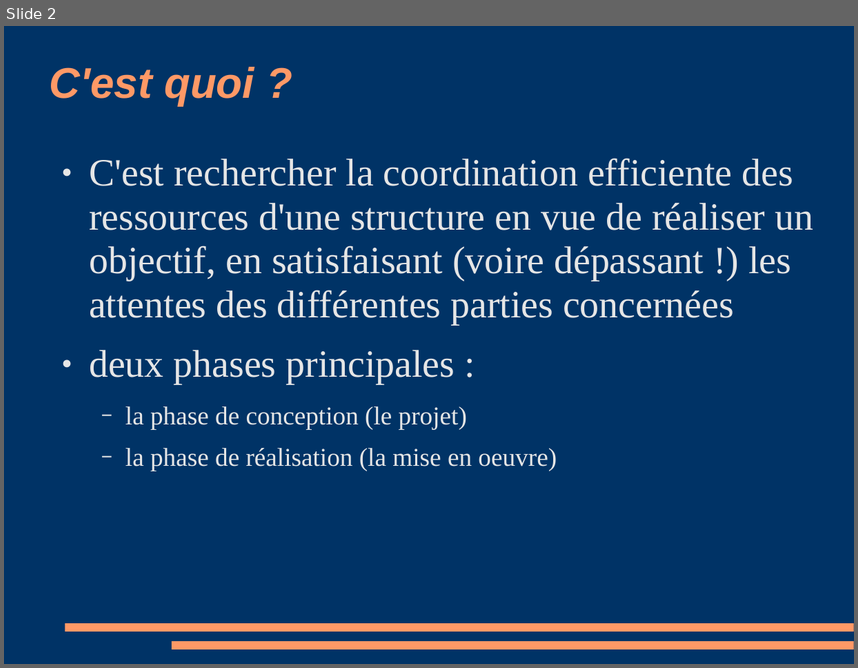
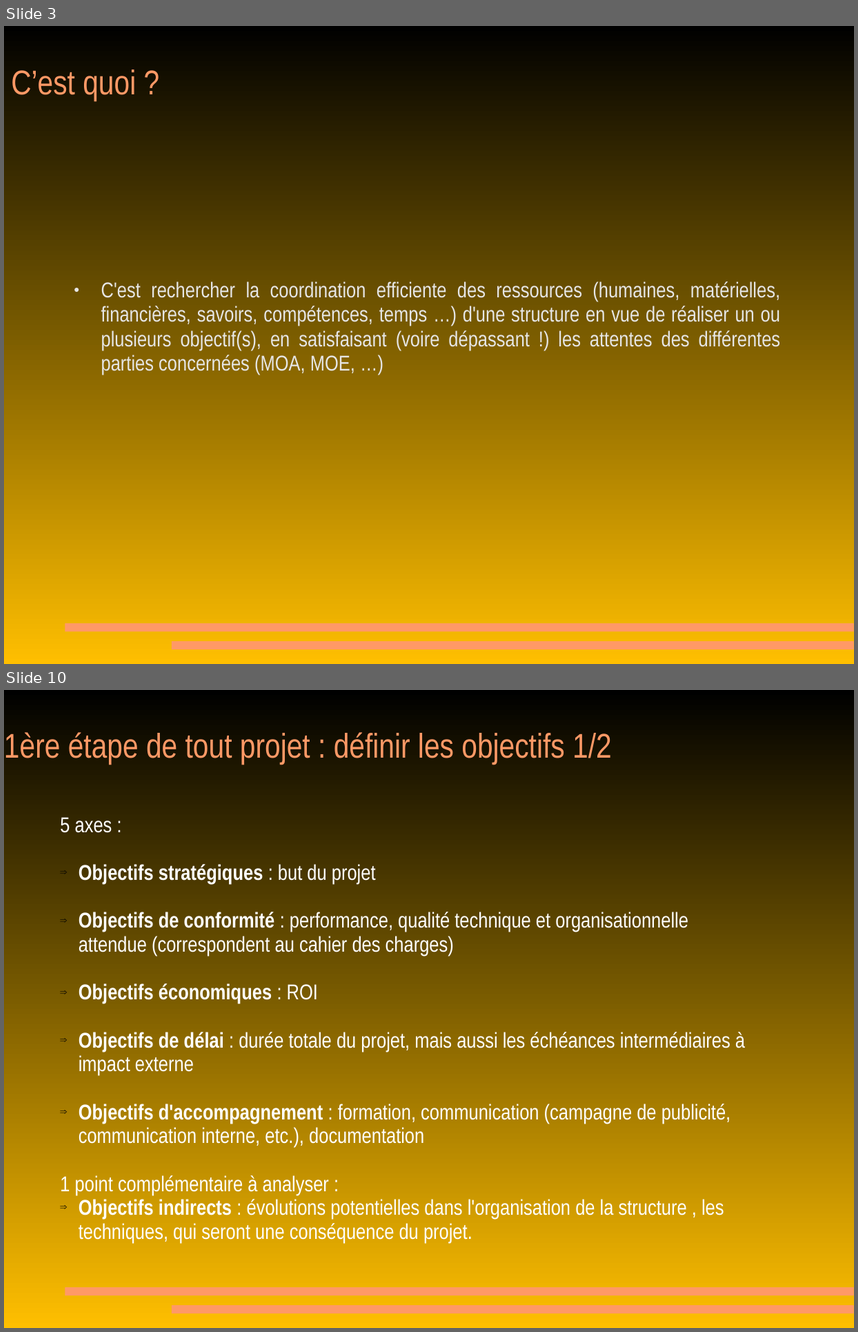
Before and after one commit to MichaelMondou/Cours, a slide deck: Gestion de projet/010 cours 1 gestion projet.pps. Shown one above the other, each under a label of ours: slide 2 before the commit, slides 3 and 10 after it; the slides between them are not shown. The pictures are 858x668 and 858x1332 pixels, drawn with LibreOffice and Linux fonts; fonts in the diff are those of the drawing. Boxes give left, top, right and bottom in pixels: in the first picture for what was removed or moved away, otherwise in the second. Text is boxed around its words. In the diff, an @@ line names an element or a change of style, - is before the commit and + after.

Commit message:
Les PDFs de gestion de projet à jour.

```diff
--- a/Gestion de projet/010 cours 1 gestion projet.pps
+++ b/Gestion de projet/010 cours 1 gestion projet.pps
@@ slide 10 added at (4,690,854,1328), background gradient #000000 to #FFBF00; not listed: 2 template elements that a slide beside it also shows @@
@@ title added at (4,732,612,764), 32 pt, text #FF9966 @@
+1ère étape de tout projet : définir les objectifs 1/2
@@ text added at (60,817,745,1243), 20 pt, text #FFFFFF @@
+5 axes :
+⇒ Objectifs stratégiques : but du projet
+⇒ Objectifs de conformité : performance, qualité technique et organisationnelle attendue (correspondent au cahier des charges)
+⇒ Objectifs économiques : ROI
+⇒ Objectifs de délai : durée totale du projet, mais aussi les échéances intermédiaires à impact externe
+⇒ Objectifs d'accompagnement : formation, communication (campagne de publicité, communication interne, etc.), documentation
+1 point complémentaire à analyser :
+⇒ Objectifs indirects : évolutions potentielles dans l'organisation de la structure , les techniques, qui seront une conséquence du projet.
@@ what was slide 2 is now slide 3 @@
@@ slide 3 changed as well @@
@@ background #003366 to gradient #000000 to #FFBF00 @@
@@ title at (11,69,136,101): text changed; size 40 to 32 pt; font Arial to Arial Narrow; bold off; italic off @@
-C'est quoi ?
+C’est quoi ?
@@ text at (101,281,781,374): text changed; size 36 to 20 pt; font Times New Roman to Arial Narrow @@
-● C'est rechercher la coordination efficiente des ressources d'une structure en vue de réaliser un objectif, en satisfaisant (voire dépassant !) les attentes des différentes parties concernées
-● deux phases principales :
-  − la phase de conception (le projet)
-  − la phase de réalisation (la mise en oeuvre)
+● C'est rechercher la coordination efficiente des ressources (humaines, matérielles, financières, savoirs, compétences, temps …) d'une structure en vue de réaliser un ou plusieurs objectif(s), en satisfaisant (voire dépassant !) les attentes des différentes parties concernées (MOA, MOE, …)
```
Also in this commit, not shown: 5 other slides changed, 8 other slides added, 8 slides removed, 9 other files.
